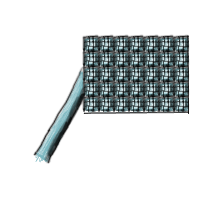
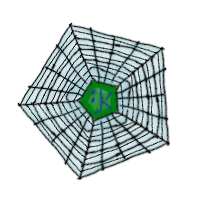
Revision of a layered 200×200 image; what changed, layer by layer:
added layer "hypercondenser lines" above "hypercondenser pattern" over 17, 22, 171, 181
added layer "hypercondenser pattern" above "hypercondenser light" over 89, 86, 114, 116
added layer "hypercondenser light" (hard light, 60%) above "hypercondenser color" over 21, 25, 170, 177
added layer "hypercondenser color" above "condenser lines" over 19, 24, 171, 179
hid "condenser lines" over 32, 34, 190, 165
hid "condenser shade" over 43, 37, 190, 164
hid "condenser light" over 34, 39, 186, 156
hid "condenser color" over 35, 37, 189, 163
